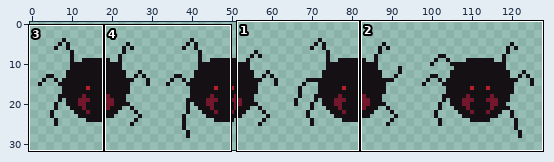
One commit to this sprite sheet: Assets/Resources/Sprites/spider_small.png. The picture above shows the old version from afar; the outline marks the close-up.
Close-up. Before the commit:
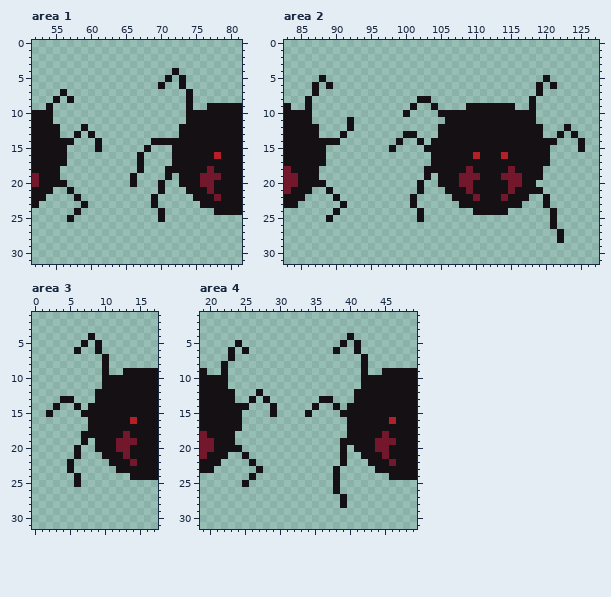
The file is 128x32 pixels. Shown: area 1: x 52..81, y 0..31; area 2: x 83..127, y 0..31; area 3: x 0..17, y 1..31; area 4: x 19..49, y 1..31.
Once edited:
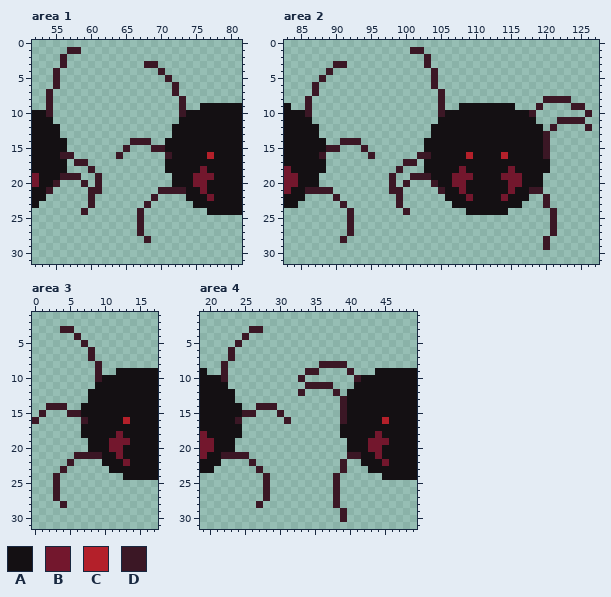
Palette (. is transparent): A #141013  B #73172d  C #b4202a  D #3b1725
The exact change:
Area 1:
y 1: x 57..58 .. -> DD
y 2: x 56 . -> D
y 3: x 56 . -> D; x 68..69 .. -> DD
y 4: x 55 . -> D; x 70 . -> D; x 72 A -> .
y 5: x 55 . -> D; x 71 A -> D; x 73 A -> .
y 6: x 55 . -> D; x 70 A -> .; x 72..73 .A -> D.
y 7: x 54 . -> D; x 56 A -> .; x 72 . -> D; x 74 A -> .
y 8: x 54..55 .A -> D.; x 57 A -> .; x 73..74 .A -> D.
y 9: x 54 A -> D; x 73..74 .A -> D.; x 76 . -> A
y 10: x 54 A -> D; x 73 . -> D
y 11: x 73 . -> A
y 12: x 59 A -> .; x 72 . -> A
y 13: x 58 A -> .; x 60 A -> .; x 72 . -> A
y 14: x 57 A -> .; x 61 A -> .; x 66..70 ...AA -> DDD..
y 15: x 61 A -> .; x 65 . -> D; x 68..71 A... -> .DDA
y 16: x 56..57 A. -> DD; x 64 . -> D; x 67 A -> .; x 71 . -> D; x 77..78 AC -> CA
y 17: x 58..59 .. -> DD; x 67 A -> .; x 71 . -> A
y 18: x 56 . -> A; x 60 . -> D; x 67 A -> .; x 76..77 AB -> BA
y 19: x 56..58 ... -> DDD; x 61 . -> D; x 66 A -> .; x 71..72 A. -> .A; x 75 A -> B; x 78 B -> A
y 20: x 55..56 AA -> D.; x 59 . -> D; x 61 . -> D; x 66 A -> .; x 70 A -> .; x 72 . -> A; x 75 A -> B; x 77 B -> A
y 21: x 54 A -> D; x 57 A -> .; x 60..61 .. -> DD; x 70..73 A... -> DDDD; x 76..77 AB -> BA
y 22: x 58 A -> .; x 60 . -> D; x 69 A -> D; x 74 . -> A; x 77..78 AB -> BA
y 23: x 59..60 A. -> .D; x 68..69 .A -> D.; x 75 . -> A
y 24: x 58..59 A. -> .D; x 67 . -> D; x 70 A -> .; x 77 . -> A
y 25: x 57 A -> .; x 67 . -> D; x 70 A -> .
y 26..27: x 67 . -> D
y 28: x 68 . -> D
Area 2:
y 1: x 101..102 .. -> DD
y 2: x 103 . -> D
y 3: x 90..91 .. -> DD; x 103 . -> D
y 4: x 89 . -> D; x 104 . -> D
y 5: x 88 A -> D; x 104 . -> D; x 120 A -> .
y 6: x 87 A -> D; x 89 A -> .; x 104 . -> D; x 119 A -> .; x 121 A -> .
y 7: x 87 A -> D; x 105 . -> D; x 119 A -> .
y 8: x 86 A -> D; x 102..103 AA -> ..; x 105 . -> D; x 118 A -> .; x 120..123 .... -> DDDD
y 9: x 86 A -> D; x 101 A -> .; x 104..105 A. -> .D; x 108 . -> A; x 118..119 A. -> .D; x 124..125 .. -> DD
y 10: x 86 A -> D; x 100 A -> .; x 105 A -> D; x 118 A -> D; x 126 . -> D
y 11: x 92 A -> .; x 105 . -> A; x 122..125 .... -> DDDD
y 12: x 92 A -> .; x 104 . -> A; x 121 . -> D; x 123 A -> .; x 126 . -> D
y 13: x 91 A -> .; x 100..101 AA -> ..; x 104 . -> A; x 120 . -> D; x 122 A -> .; x 124 A -> .
y 14: x 89..93 AA... -> ..DDD; x 99 A -> .; x 102..103 A. -> .A; x 120..121 AA -> D.; x 125 A -> .
y 15: x 89..90 .. -> DD; x 94 . -> D; x 98 A -> .; x 120 A -> D; x 125 A -> .
y 16: x 88 A -> D; x 95 . -> D; x 102..103 .. -> DD; x 109..110 AC -> CA; x 120 A -> D
y 17: x 100..101 .. -> DD; x 103 . -> A
y 18: x 88 . -> A; x 99 . -> D; x 108..109 AB -> BA; x 120 . -> A
y 19: x 98 . -> D; x 101..104 ..A. -> DDDA; x 107 A -> B; x 110 B -> A
y 20: x 88 A -> .; x 98 . -> D; x 100 . -> D; x 102 A -> .; x 104 . -> D; x 107 A -> B; x 109 B -> A; x 119 . -> A
y 21: x 86..89 A..A -> DDDD; x 98..99 .. -> DD; x 102 A -> .; x 105 . -> D; x 108..109 AB -> BA; x 118..119 AA -> DD
y 22: x 90 A -> D; x 99 . -> D; x 101 A -> .; x 106 . -> A; x 109..110 AB -> BA; x 120 A -> D
y 23: x 91 A -> D; x 99 . -> D; x 101 A -> .; x 107 . -> A; x 120 A -> D
y 24: x 90 A -> .; x 92 . -> D; x 100 . -> D; x 102 A -> .; x 109 . -> A; x 121 A -> D
y 25: x 89 A -> .; x 92 . -> D; x 102 A -> .; x 121 A -> D
y 26: x 92 . -> D; x 121 A -> D
y 27: x 92 . -> D; x 121..122 .A -> D.
y 28: x 91 . -> D; x 120 . -> D; x 122 A -> .
y 29: x 120 . -> D
Area 3:
y 3: x 4..5 .. -> DD
y 4: x 6 . -> D; x 8 A -> .
y 5: x 7 A -> D; x 9 A -> .
y 6: x 6 A -> .; x 8..9 .A -> D.
y 7: x 8 . -> D; x 10 A -> .
y 8: x 9..10 .A -> D.
y 9: x 9..10 .A -> D.; x 12 . -> A
y 10: x 9 . -> D
y 11: x 9 . -> A
y 12: x 8 . -> A
y 13: x 4..5 AA -> ..; x 8 . -> A
y 14: x 2..4 .A. -> DDD; x 6..7 A. -> .A
y 15: x 1..2 .A -> D.; x 5..6 .. -> DD
y 16: x 0 . -> D; x 7 . -> D; x 13..14 AC -> CA
y 17: x 7 . -> A
y 18: x 12..13 AB -> BA
y 19: x 7..8 A. -> .A; x 11 A -> B; x 14 B -> A
y 20: x 6 A -> .; x 8 . -> A; x 11 A -> B; x 13 B -> A
y 21: x 6..9 A... -> DDDD; x 12..13 AB -> BA
y 22: x 5 A -> D; x 10 . -> A; x 13..14 AB -> BA
y 23: x 4..5 .A -> D.; x 11 . -> A
y 24: x 3 . -> D; x 6 A -> .; x 13 . -> A
y 25: x 3 . -> D; x 6 A -> .
y 26..27: x 3 . -> D
y 28: x 4 . -> D
Area 4:
y 3: x 26..27 .. -> DD
y 4: x 25 . -> D; x 40 A -> .
y 5: x 24 A -> D; x 39 A -> .; x 41 A -> .
y 6: x 23 A -> D; x 25 A -> .; x 38 A -> .; x 41 A -> .
y 7: x 23 A -> D; x 42 A -> .
y 8: x 22 A -> D; x 36..39 .... -> DDDD; x 42 A -> .
y 9: x 22 A -> D; x 34..35 .. -> DD; x 40 . -> D; x 42 A -> .; x 44 . -> A
y 10: x 22 A -> D; x 33 . -> D; x 41 . -> D
y 11: x 34..37 .... -> DDDD; x 41 . -> A
y 12: x 27 A -> .; x 33 . -> D; x 38 . -> D; x 40 . -> A
y 13: x 26 A -> .; x 28 A -> .; x 36..37 AA -> ..; x 39..40 .. -> DA
y 14: x 25 A -> .; x 27..29 ..A -> DDD; x 35 A -> .; x 38..39 A. -> .D
y 15: x 25..26 .. -> DD; x 29..30 A. -> .D; x 34 A -> .; x 39 A -> D
y 16: x 24 A -> D; x 31 . -> D; x 39 . -> D; x 45..46 AC -> CA
y 17: x 39 . -> A
y 18: x 24 . -> A; x 39 . -> A; x 44..45 AB -> BA
y 19: x 39 A -> .; x 43 A -> B; x 46 B -> A
y 20: x 24 A -> .; x 39..40 A. -> .A; x 43 A -> B; x 45 B -> A
y 21: x 22..25 A..A -> DDDD; x 39..41 A.. -> .DD; x 44..45 AB -> BA
y 22: x 26 A -> D; x 39 A -> D; x 42 . -> A; x 45..46 AB -> BA
y 23: x 27 A -> D; x 38..39 A. -> .D; x 43 . -> A
y 24: x 26 A -> .; x 28 . -> D; x 38 A -> D; x 45 . -> A
y 25: x 25 A -> .; x 28 . -> D; x 38 A -> D
y 26: x 28 . -> D; x 38 A -> D
y 27: x 28 . -> D; x 38..39 .A -> D.
y 28: x 27 . -> D; x 38..39 .A -> D.
y 29..30: x 39 . -> D
